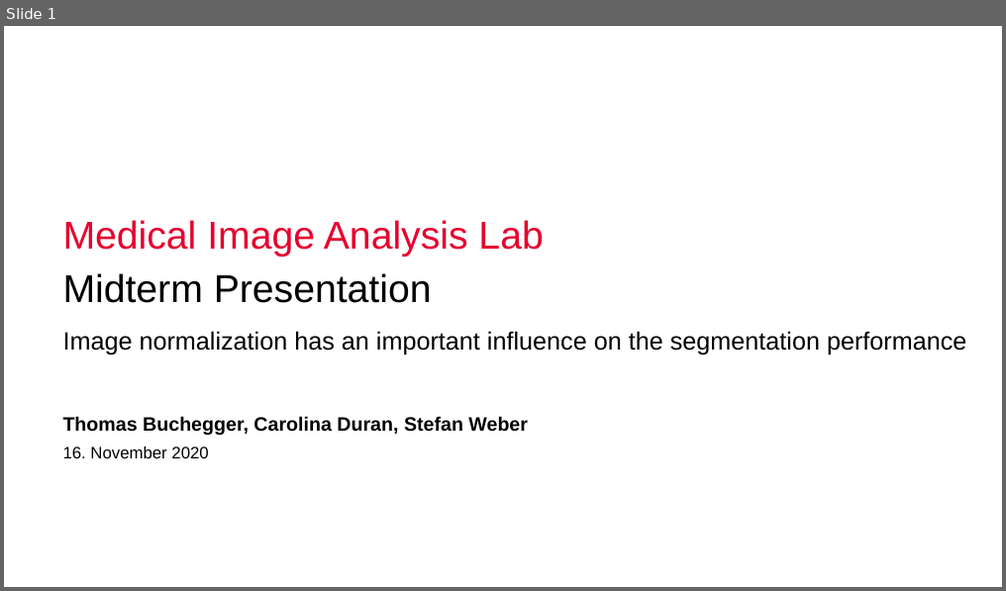
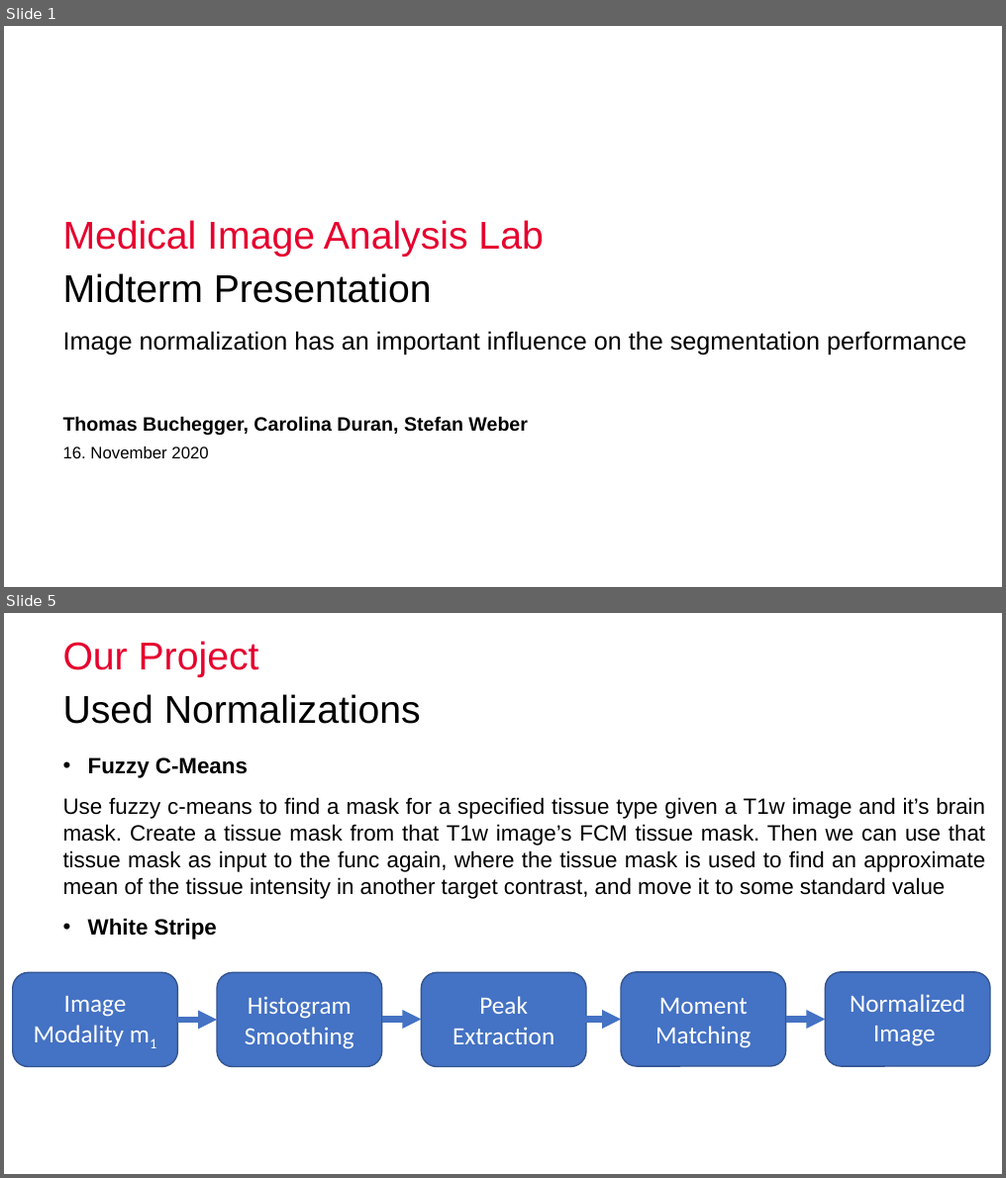
Before and after one commit to nibill/MIALab-1, a slide deck: Presentation/Midterm Presentation.pptx. Shown one above the other, each under a label of ours: slide 1 before the commit, slides 1 and 5 after it; the slides between them are not shown. The pictures are 1006x591 and 1006x1178 pixels, drawn with LibreOffice and Linux fonts; fonts in the diff are those of the drawing; background and template pictures are left out. Boxes give left, top, right and bottom in pixels: in the first picture for what was removed or moved away, otherwise in the second. Text is boxed around its words. In the diff, an @@ line names an element or a change of style, - is before the commit and + after.

```diff
--- a/Presentation/Midterm Presentation.pptx
+++ b/Presentation/Midterm Presentation.pptx
@@ slide 5 added at [4,613,1002,1174], background #FFFFFF @@
@@ title added at [63,641,259,677], 28 pt, text #E6002E @@
+Our Project
@@ text added at [63,694,421,724], 28 pt, text #000000 @@
+Used Normalizations
@@ text added at [63,758,985,940], 16 pt, text #000000 @@
+• Fuzzy C-Means
+Use fuzzy c-means to find a mask for a specified tissue type given a T1w image and it’s brain mask. Create a tissue mask from that T1w image’s FCM tissue mask. Then we can use that tissue mask as input to the func again, where the tissue mask is used to find an approximate mean of the tissue intensity in another target contrast, and move it to some standard value
+• White Stripe
@@ rounded rectangle added at [13,972,177,1066], fill #4472C4, outline #325491 1 pt, 18 pt, text #FFFFFF @@
+Image Modality m1
@@ rounded rectangle added at [217,972,381,1066], fill #4472C4, outline #325491 1 pt, 18 pt, text #FFFFFF @@
+Histogram Smoothing
@@ rounded rectangle added at [421,972,586,1066], fill #4472C4, outline #325491 1 pt, 18 pt, text #FFFFFF @@
+Peak Extraction
@@ rounded rectangle added at [621,972,785,1066], fill #4472C4, outline #325491 1 pt, 18 pt, text #FFFFFF @@
+Moment Matching
@@ rounded rectangle added at [826,972,990,1066], fill #4472C4, outline #325491 1 pt, 18 pt, text #FFFFFF @@
+Normalized Image
@@ arrow added from (177, 1020) to (217, 1020), #4472C4 4.5 pt @@
@@ arrow added from (382, 1019) to (421, 1019), #4472C4 4.5 pt @@
@@ arrow added from (582, 1019) to (621, 1019), #4472C4 4.5 pt @@
@@ arrow added from (785, 1019) to (826, 1019), #4472C4 4.5 pt @@
```
Also in this commit, not shown: 2 slides changed, 7 other slides added, 2 slides removed.
